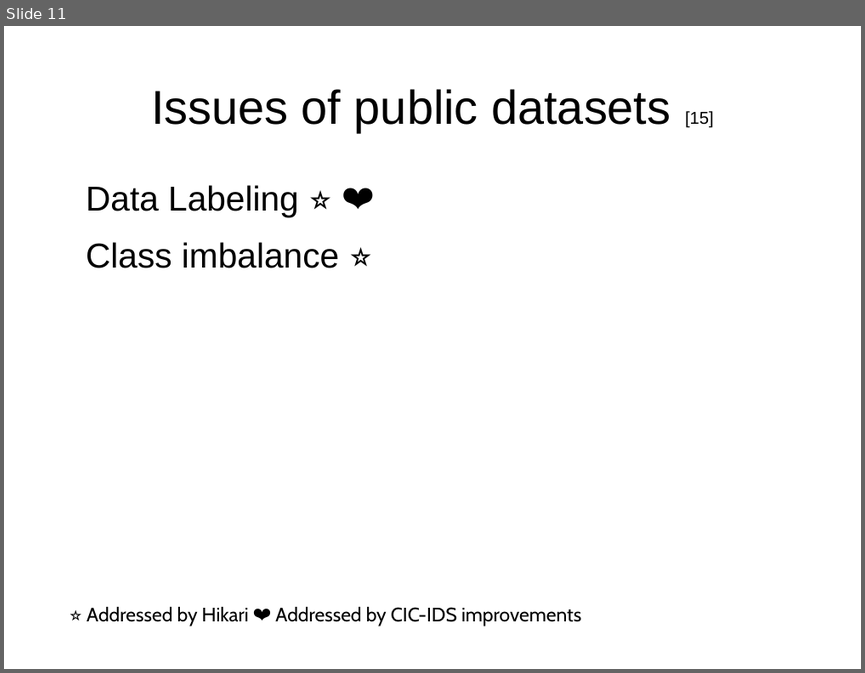
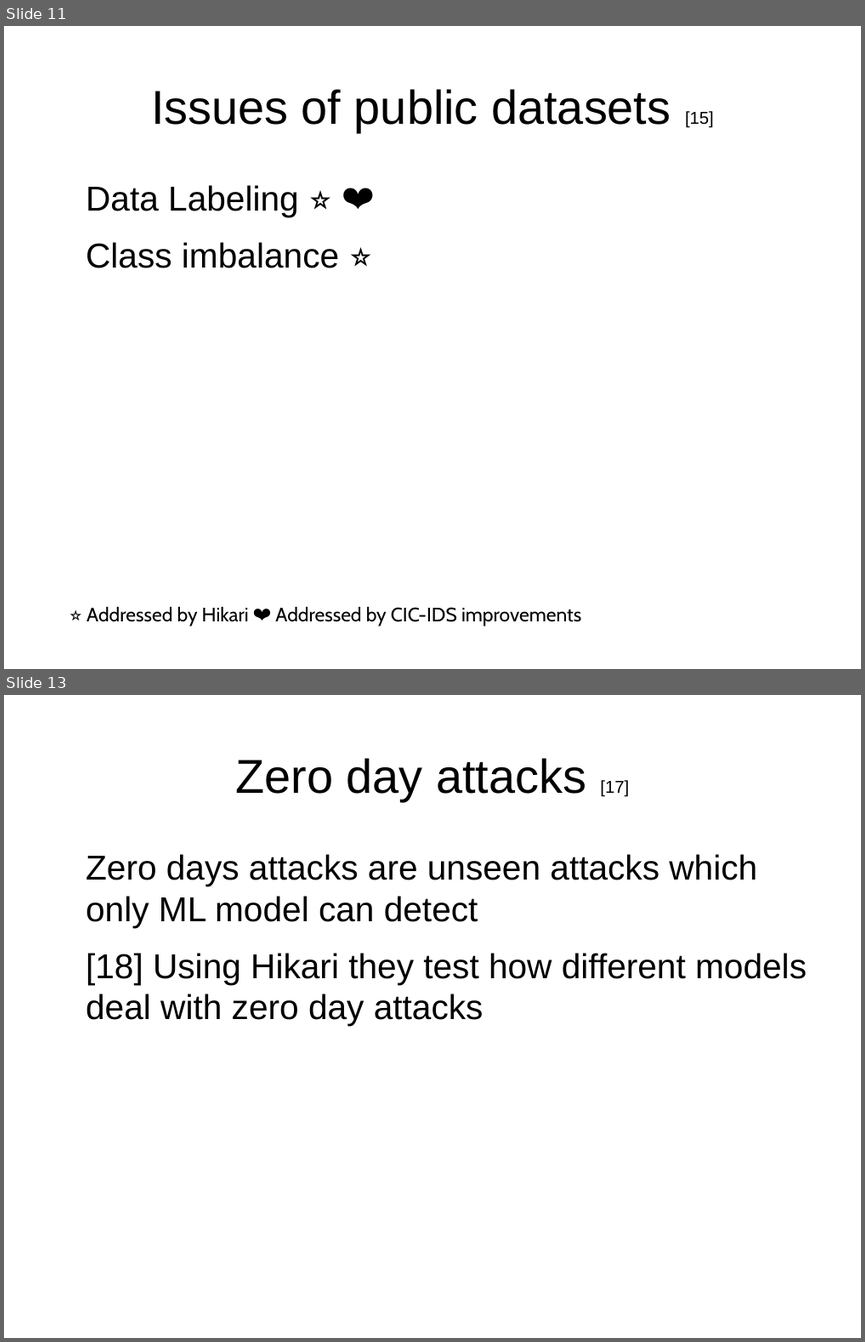
Before and after one commit to ludotosk/tesi, a slide deck: documents/presentazione-paper-review.odp. Shown one above the other, each under a label of ours: slide 11 before the commit, slides 11 and 13 after it; the slides between them are not shown. The pictures are 865x673 and 865x1342 pixels, drawn with LibreOffice and Linux fonts; fonts in the diff are those of the drawing; background and template pictures are left out. Boxes give left, top, right and bottom in pixels: in the first picture for what was removed or moved away, otherwise in the second. Text is boxed around its words. In the diff, an @@ line names an element or a change of style, - is before the commit and + after.

```diff
--- a/documents/presentazione-paper-review.odp
+++ b/documents/presentazione-paper-review.odp
@@ slide 13 added at <box>4,695,861,1338</box>, background picture (left out) @@
@@ title added at <box>236,758,629,801</box>, 44 pt, text #000000 @@
+Zero day attacks [17]
@@ text added at <box>86,854,806,1026</box>, 32 pt, text #000000 @@
+• Zero days attacks are unseen attacks which only ML model can detect
+• [18] Using Hikari they test how different models deal with zero day attacks
```
Also in this commit, not shown: 3 slides changed, 1 other slide added.
